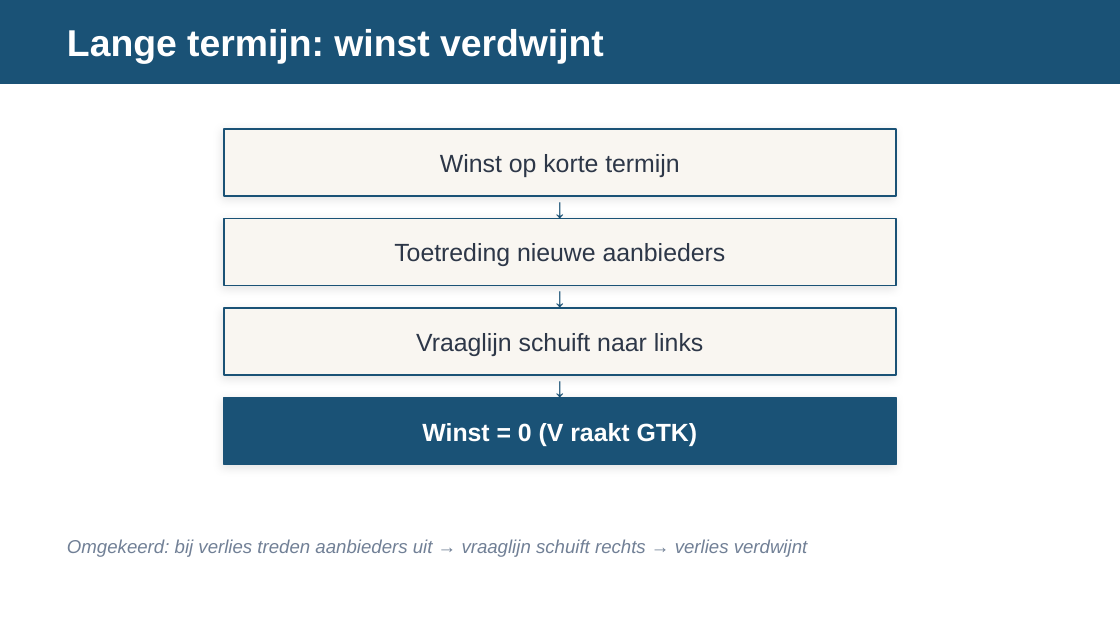
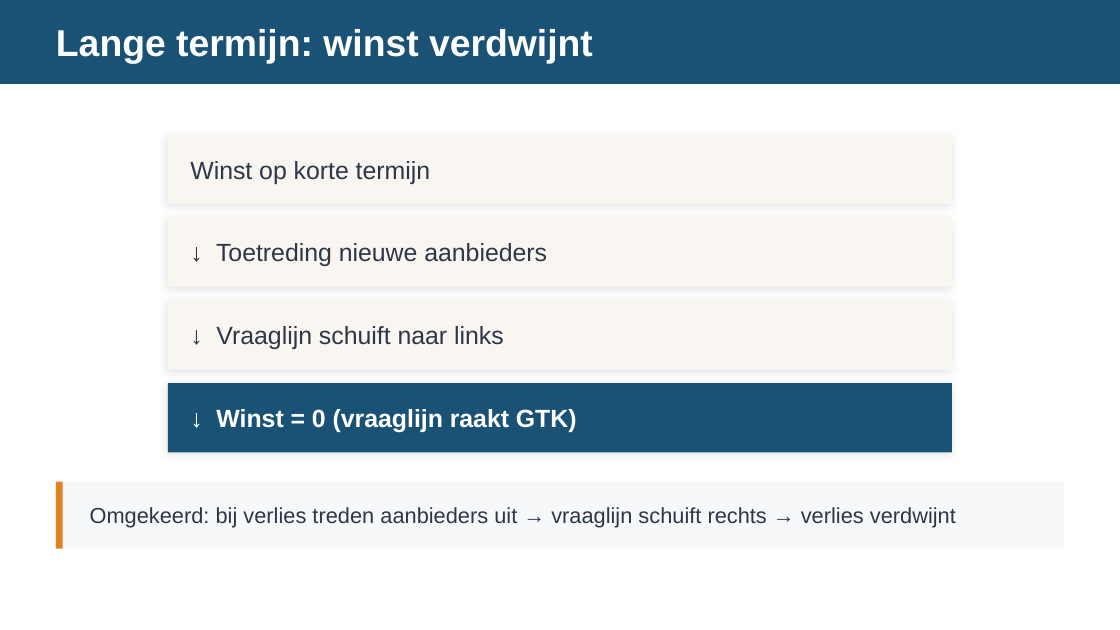
Before and after one commit to meijer1973/economie-vwo4-m3, a slide deck: slide 8 of 3.2 Hoofdstuk 2 - Marktvormen en hun marktevenwicht/3.2.5 Paragraaf 5 - Monopolistische concurrentie/2. Leren/3.2.5 Monopolistische concurrentie – presentatie.pptx (slide 7 before the commit). Drawn at 1120x630 pixels with LibreOffice and Linux fonts; fonts in the diff are those of the drawing. Boxes give left, top, right and bottom in pixels: in the first picture for what was removed or moved away, otherwise in the second. Text is boxed around its words. In the diff, an @@ line names an element or a change of style, - is before the commit and + after.

```diff
--- a/3.2 Hoofdstuk 2 - Marktvormen en hun marktevenwicht/3.2.5 Paragraaf 5 - Monopolistische concurrentie/2. Leren/3.2.5 Monopolistische concurrentie – presentatie.pptx
+++ b/3.2 Hoofdstuk 2 - Marktvormen en hun marktevenwicht/3.2.5 Paragraaf 5 - Monopolistische concurrentie/2. Leren/3.2.5 Monopolistische concurrentie – presentatie.pptx
@@ text "Lange termijn: winst verdwijnt": place and size @@
-text "Lange termijn: winst verdwijnt" at (67,29,604,64)
+text "Lange termijn: winst verdwijnt" at (56,29,593,64)
@@ rectangle: place and size @@
-rectangle at (224,129,896,196)
+rectangle at (168,134,952,204)
@@ text "Winst op korte termijn": place and size @@
-text "Winst op korte termijn" at (440,154,679,177)
+text "Winst op korte termijn" at (190,161,430,184)
@@ text "Winst op korte termijn" at (190,161,430,184): alignment centre to left @@
@@ text removed at (224,196,896,218) @@
-↓
@@ rectangle: place and size @@
-rectangle at (224,218,896,286)
+rectangle at (168,217,952,287)
@@ text at (216,243,547,266): text changed @@
-Toetreding nieuwe aanbieders
+↓ Toetreding nieuwe aanbieders
@@ text removed at (224,286,896,308) @@
-↓
@@ rectangle: place and size @@
-rectangle at (224,308,896,375)
+rectangle at (168,300,952,370)
@@ text at (216,326,504,349): text changed @@
-Vraaglijn schuift naar links
+↓ Vraaglijn schuift naar links
@@ outline #1A5276 1 pt to none; proportions changed in 4 elements at (168,217,952,287), (168,134,952,204), (168,300,952,370), (168,383,952,452) @@
@@ rectangle: place and size @@
-rectangle at (224,398,896,465)
+rectangle at (168,383,952,452)
@@ text removed at (224,375,896,398) @@
-↓
@@ text at (216,409,577,433): text changed @@
-Winst = 0 (V raakt GTK)
+↓ Winst = 0 (vraaglijn raakt GTK)
@@ rectangle added at (56,482,1064,549), fill #F7F8FA @@
@@ rectangle added at (56,482,63,549), fill #E67E22 @@
@@ text "Omgekeerd: bij verlies treden aanbieders ...": place and size @@
-text "Omgekeerd: bij verlies treden aanbieders ..." at (67,539,808,557)
+text "Omgekeerd: bij verlies treden aanbieders ..." at (90,507,956,528)
@@ text "Omgekeerd: bij verlies treden aanbieders ..." at (90,507,956,528): size 12 to 14 pt, text colour #718096 to #2D3748, italic off @@
```
Also in this commit, not shown: 11 other slides changed, 1 slide added.
